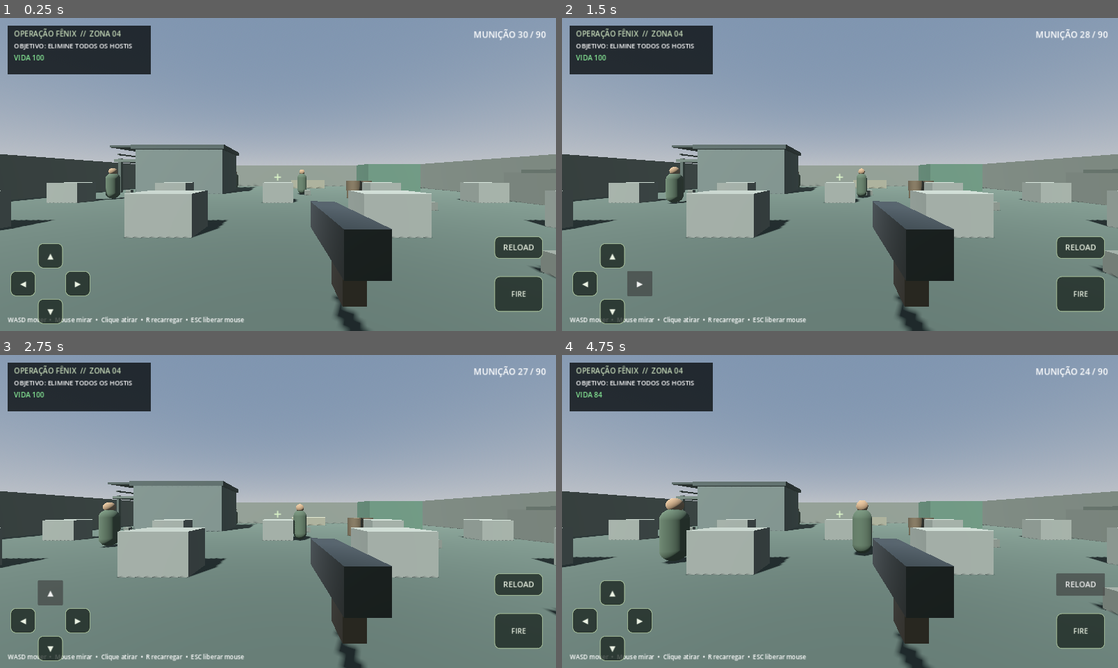
Above: before the commit, frames 1-4 (two rows, left to right).
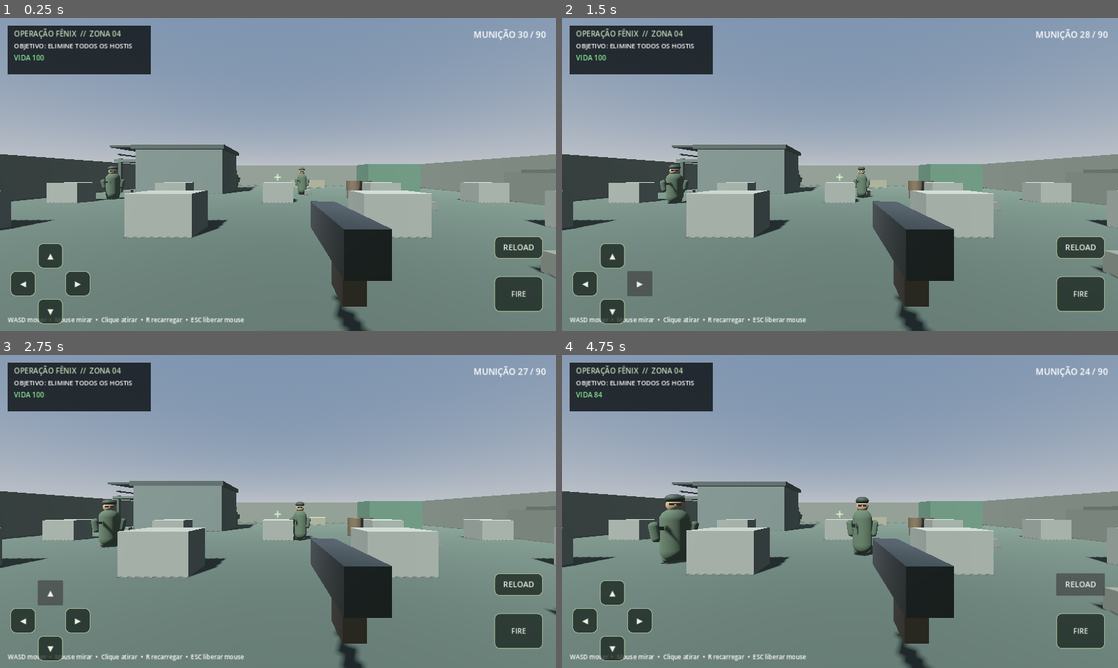
Above: after the commit, the same moments.

Repository: celiocasttro/testecompilarjogo
Game: Godot game, scene res://scenes/main.tscn
The game is run twice, just before and just after one commit, with the same random seed, the same clock (stepped at 60 frames per second) and the same inputs.
Inputs:
- Up to frame 1 (0.25 s): no input
- Up to frame 2 (1.5 s): click "◀" at 0.5 s; click "▶" at 1.25 s
- Up to frame 3 (2.75 s): click "▲" at 2 s
- Up to frame 4 (4.75 s): click "▼" at 2.75 s; click "FIRE" at 3.5 s; click "RELOAD" at 4.25 s

The runs differ from the first frame. In frame 1, less than 0.1% of the frame differs, in the area x 18-56%, y 47-58%; in frame 2, 0.1%; in frame 3, 0.2%; in frame 4, 0.5%, in the area x 15-57%, y 44-67%.

Commit message:
Improve enemy character silhouettes and tactical gear

Diff:
--- a/fps-game/scripts/enemy.gd
+++ b/fps-game/scripts/enemy.gd
@@ -58,6 +58,64 @@
 	vest.material_override = vest_mat
 	add_child(vest)
 
+	# Helmet, shoulder armor, limbs and a compact rifle improve the hostile silhouette.
+	var helmet := MeshInstance3D.new()
+	var helmet_mesh := SphereMesh.new()
+	helmet_mesh.radius = 0.245
+	helmet_mesh.height = 0.30
+	helmet.mesh = helmet_mesh
+	helmet.position = Vector3(0, 1.98, 0)
+	var helmet_mat := StandardMaterial3D.new()
+	helmet_mat.albedo_color = Color(0.12, 0.16, 0.12)
+	helmet_mat.metallic = 0.18
+	helmet_mat.roughness = 0.72
+	helmet.material_override = helmet_mat
+	add_child(helmet)
+
+	var visor := MeshInstance3D.new()
+	var visor_mesh := BoxMesh.new()
+	visor_mesh.size = Vector3(0.29, 0.075, 0.055)
+	visor.mesh = visor_mesh
+	visor.position = Vector3(0, 1.80, -0.19)
+	var visor_mat := StandardMaterial3D.new()
+	visor_mat.albedo_color = Color(0.07, 0.10, 0.09)
+	visor_mat.metallic = 0.3
+	visor_mat.roughness = 0.28
+	visor.material_override = visor_mat
+	add_child(visor)
+
+	for side in [-1.0, 1.0]:
+		var arm := MeshInstance3D.new()
+		var arm_mesh := CapsuleMesh.new()
+		arm_mesh.radius = 0.13
+		arm_mesh.height = 0.62
+		arm.mesh = arm_mesh
+		arm.position = Vector3(side * 0.43, 0.96, -0.015)
+		arm.rotation.z = deg_to_rad(side * -9.0)
+		arm.material_override = mat
+		add_child(arm)
+
+		var leg := MeshInstance3D.new()
+		var leg_mesh := CapsuleMesh.new()
+		leg_mesh.radius = 0.145
+		leg_mesh.height = 0.72
+		leg.mesh = leg_mesh
+		leg.position = Vector3(side * 0.17, 0.36, 0.015)
+		leg.material_override = mat
+		add_child(leg)
+
+	var rifle := MeshInstance3D.new()
+	var rifle_mesh := BoxMesh.new()
+	rifle_mesh.size = Vector3(0.09, 0.10, 0.72)
+	rifle.mesh = rifle_mesh
+	rifle.position = Vector3(0.28, 1.10, -0.30)
+	var rifle_mat := StandardMaterial3D.new()
+	rifle_mat.albedo_color = Color(0.055, 0.065, 0.058)
+	rifle_mat.metallic = 0.52
+	rifle_mat.roughness = 0.48
+	rifle.material_override = rifle_mat
+	add_child(rifle)
+
 func _physics_process(delta: float) -> void:
 	if not alive:
 		return
